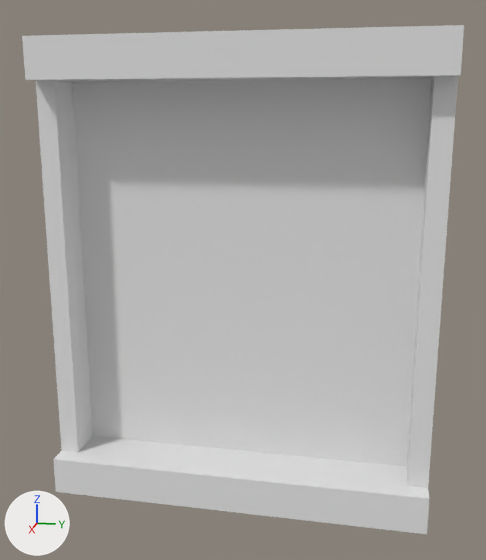
Before and after pictures for a commit that changed the Blender file Assets/Models/portal.blend.
Rendered twice from a 50 mm camera at (16.49, 3.41, 9.2) aimed at (-0.04, 0.11, 5.06). Every picture has the same lights, and +X, +Y and +Z are marked at lower left.
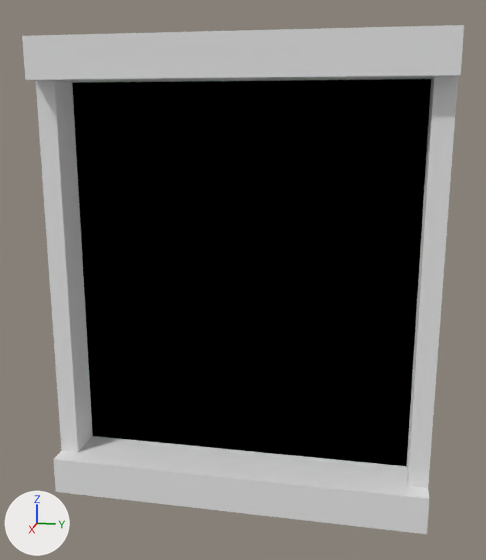
Location of each change, [x1, y1, x2, y2] in pixels of the pictures (486 x 560 px):
part 1 of me_cube, recoloured (white to black): [72, 79, 431, 466] in both

Diff of the bpy script that builds the scene:
```diff
--- a/Assets/Models/portal.blend.py
+++ b/Assets/Models/portal.blend.py
@@ mat_hidden @@
+mat_hidden = diffuse_material('hidden')
+mat_hidden.base_color = (0.0, 0.0, 0.0)  # black #000000
@@ me_cube @@
 me_cube.from_pydata(...)  # 38 vertices, 36 faces; spans x -1.0..1.0, y -5.0..5.0, z -1.0..11.0
 # used by ob_cube; location = (0.0, 0.0, 0.0)
+# me_cube part 1: the 1 face centred in x -0.5, y 0.0, z 5.0 switches from mat_material (white #e7e7e7) to mat_hidden (black #000000)
 me_cube.materials.append(mat_material)
+me_cube.materials.append(mat_hidden)  # black #000000
```
